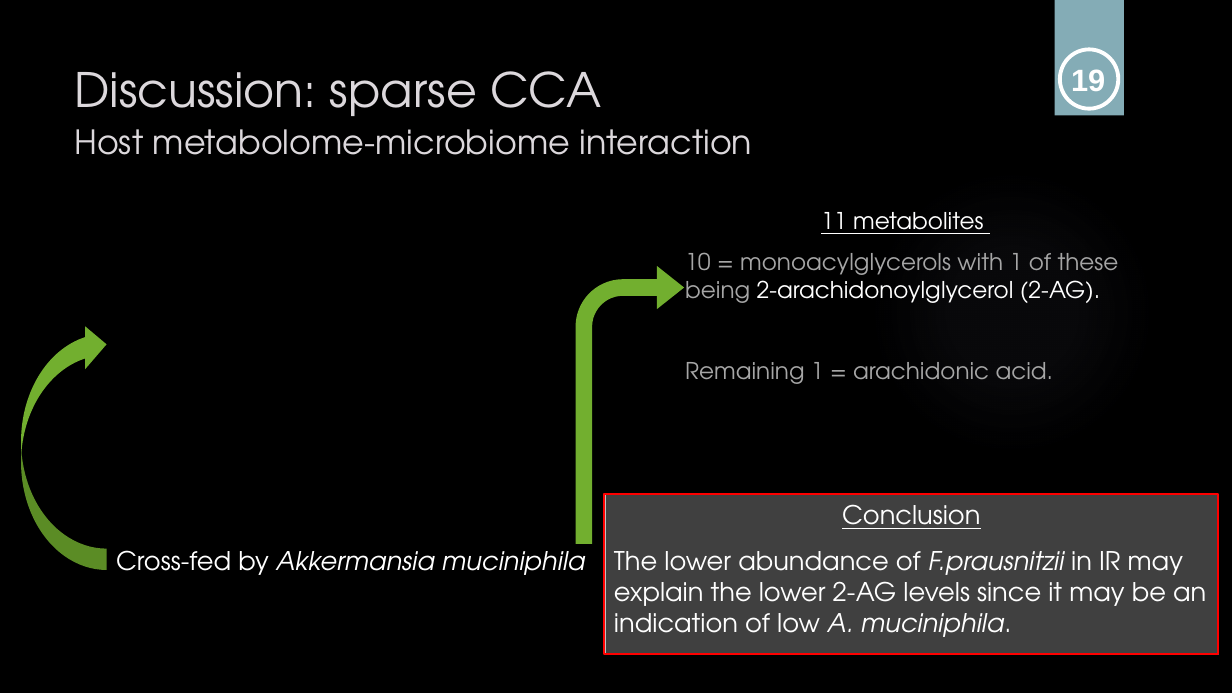
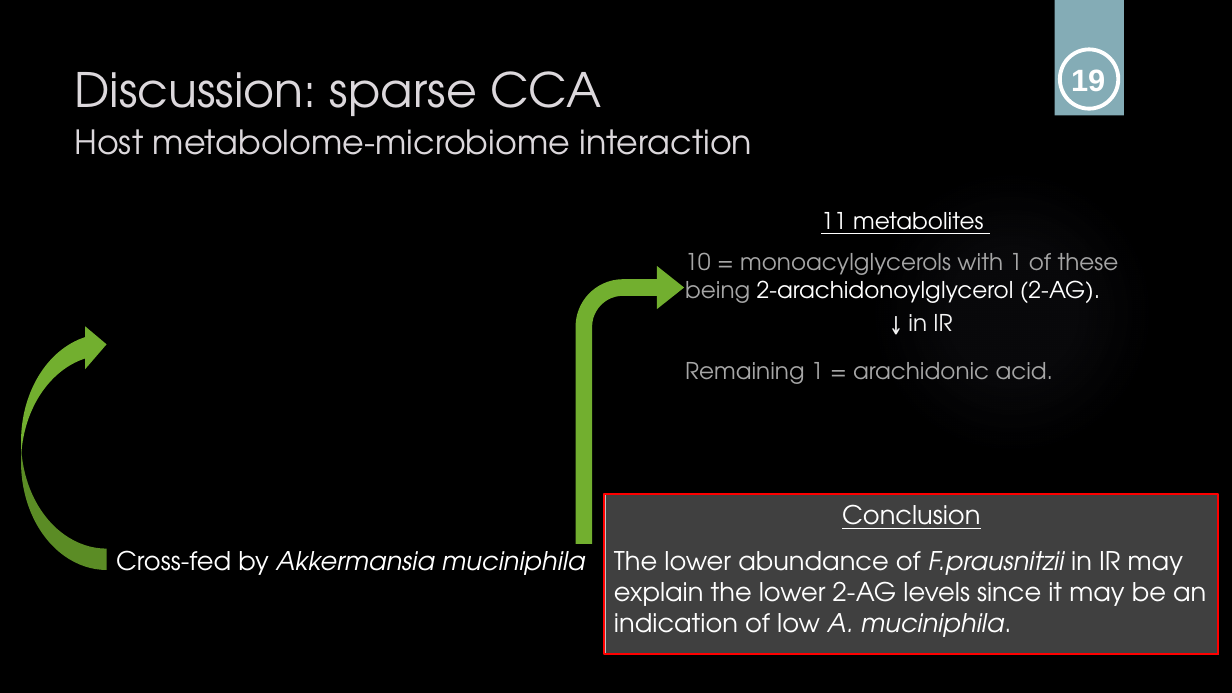
Before and after one commit to sabdeolive/Sabrina_BMS_Bachelor-Internship, a slide deck: slide 23 of Final Presentation.pptx. Drawn at 1232x693 pixels with LibreOffice and Linux fonts; fonts in the diff are those of the drawing; grey boxes stand for pictures; background and template pictures are left out. Boxes give left, top, right and bottom in pixels: in the first picture for what was removed or moved away, otherwise in the second. Text is boxed around its words. In the diff, an @@ line names an element or a change of style, - is before the commit and + after.

```diff
--- a/Final Presentation.pptx
+++ b/Final Presentation.pptx
@@ text added at bbox=[908, 314, 952, 331], 18 pt, text #F2F2F2 @@
+↓ in IR
```
Also in this commit, not shown: 2 other slides changed.
